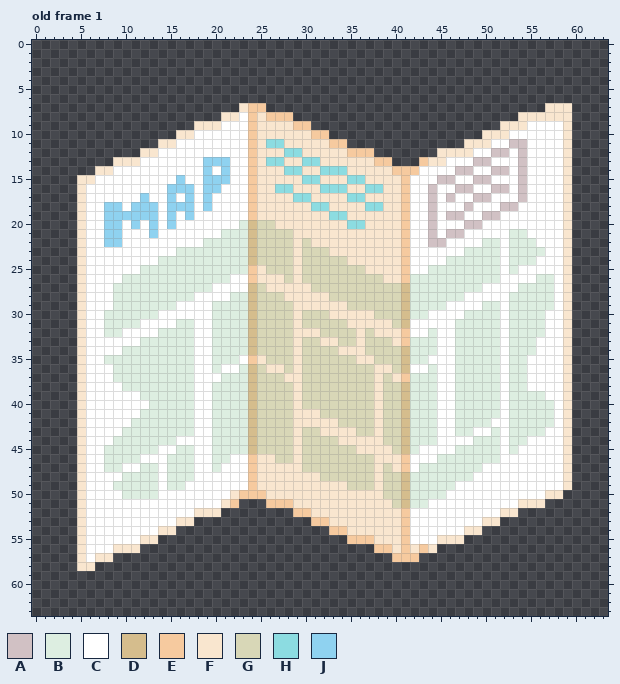
Pixel-art file, stored at Assets/UI/Misc/level selection buttons.aseprite. The picture above was drawn from the file before the commit.
64x64 pixels, 4 frames. Colours within 5 levels of each other are drawn and written as one. Shown: old frame 1.
Visible layers, top first: "Layer 3", "Layer 2" opacity 17% multiply, "Layer 5" opacity 27%, "Layer 4" opacity 44%, "Layer 1".
Palette (. is transparent): A #d1c1c4  B #ddeee1  C #ffffff  D #d5bd8d  E #f6ca9f  F #f9e6cf  G #d8d7b7  H #8cdce1  J #8fd2f0
Pixels before, old frame 1 (only the part around the change), first column x 2:
 1 ..............................................................
 2 ..............................................................
 3 ..............................................................
 4 ..............................................................
 5 ..............................................................
 6 ..............................................................
 7 .....................FEE...............................FFF....
 8 ...................FFCEFEEE.........................FFFFFF....
 9 ................FFFCCCEFFFFEE.....................FFFCCCCF....
10 ..............FFCCCCCCEFFFFFFEE.................FFFCCCCCCF....
11 ............FFCCCCCCCCEFHHFFFFFEE.............FFFCCAACCCCF....
12 ..........FFCCCCCCCCCCEFFFHHFFFFFEEE.......FFFFCCAACACCCCF....
13 .......FFFCCCCCCCJJJCCEFHHFFHHFFFFFFEE...EFFCCCAACCCACCCCF....
14 .....FFCCCCCCCCCCJCJCCEFFFHHFFHHHFFFFFEEECCCCAACCAACACCCCF....
15 ...FFCCCCCCCCCJCCJJJCCEFFFFFHHFFFHHFFFFECCCAACCAACCCACCCCF....
16 ...FCCCCCCCCCJJJCJJCCCEFFHHFFFHHHFFHHFFECCACCAACCAACACCCCF....
17 ...FCCCCCCJCCJCJCJCCCCEFFFFHHFFFFHHFFFFECCACACCAACCCACCCCF....
18 ...FCCJJCJJJCJJJCJCCCCEFFFFFFHHFFFFHHFFECCACCCACCCAACCCCCF....
19 ...FCCJJJJJJCJCJCCCCCCEFFFFFFFFHHFFFFFFECCACAACCAACCCCCCCF....
20 ...FCCJJCJCJCJCCCCCCCBDGGFFFFFFFFHHFFFFECCACCCAACCCCCCCCCF....
21 ...FCCJJCCCJCCCCCCCBBBDGGGGFFFFFFFFFFFFECCACAACCCCCBBCCCCF....
22 ...FCCJJCCCCCCCCCBBBBBDGGGGFGFFFFFFFFFFECCAACCCCBBCBBBCCCF....
23 ...FCCCCCCCCCCBBBBBBBBDGGGGFGGGFFFFFFFFECCCCCCBBBBCBBBBCCF....
24 ...FCCCCCCCCBBBBBBBBBBDGGGGFGGGGGFFFFFFECCCCBBBBBBCBBBCCCF....
25 ...FCCCCCCBBBBBBBBBBBBEFGGGFGGGGGGGFFFFECCBBBBBBBBCBCCCCCF....
26 ...FCCCCBBBBBBBBBBBBCCEFFFGFGGGGGGGGGFFEBBBBBBBBBBCCCCBBCF....
27 ...FCCCBBBBBBBBBBBCCCCDGFFFFFGGGGGGGGGGDBBBBBBBBCCCCBBBBCF....
28 ...FCCCBBBBBBBBBCCCCBBDGGGFFFFFGGGGGGGGDBBBBBBCCCCCBBBBBCF....
29 ...FCCCBBBBBBBCCCCBBBBDGGGGFFFFFFGGGGGGDBBBBCCCCBBCBBBBBCF....
30 ...FCCBBBBBBCCCCCCBBBBDGGGGFGGGFFFFFGGGDBBCCCCBBBBCBBBBCCF....
31 ...FCCBBBBCCCCBBCCBBBBDGGGGFGGGGGFFFFFGDCCCCCBBBBBCBBBBCCF....
32 ...FCCBBCCCCBBBBCCBBBBDGGGGFFFGGGGFGFFFECCBCCBBBBBCBBBBCCF....
33 ...FCCCCCCBBBBBBCCBBBBDGGGGFGGFFGGFGGGFEBBBCCBBBBBCBBBCCCF....
34 ...FCCCCBBBBBBBBCCBBBBDGGGGFGGGGFFFGGGGDBBBCCBBBBBCBBBCCCF....
35 ...FCCBBBBBBBBBBCCBBBCEFGGGFGGGGGGFFGGGDBBCCCBBBBBCBBCCCCF....
36 ...FCCCBBBBBBBBBCCBCCBDGFFGFGGGGGGGGFFGDCCBCCBBBBBCBBCCCCF....
37 ...FCCCBBBBBBBBBCCCBBBDGGGFFGGGGGGGGFGFEBBBCCBBBBBCBBCCCCF....
38 ...FCCCCBBBBBBBBCCBBBBDGGGGFGGGGGGGGFGGDBBBCCBBBBBCBBCCCCF....
39 ...FCCCCCCBBBBBBCCBBBBDGGGGFGGGGGGGGFGGDBBBCCBBBBBCBBBBCCF....
40 ...FCCCCCCCBBBBBCCBBBBDGGGGFGGGGGGGGFGGDBBBCCBBBBBCBBBBBCF....
41 ...FCCCCCCBBBBBBCCBBBBDGGGGFFFGGGGGGFGGDBBBCCBBBBBCBBBBBCF....
42 ...FCCCCCBBBBBBBCCBBBBDGGGGFFFFFGGGGFGGDBBBCCBBBBCCBBBBBCF....
43 ...FCCCCBBBBBBBBCCBBBBDGGGGFGGFFFFGGFGGDBBBCCBBCCBCBBBBCCF....
44 ...FCCCBBBBBBBCCCCBBBBDGGGGFGGGGFFFFFGGDBBBCCCCBBBCBBCCCCF....
45 ...FCCBBBBBBCCBBCCBBBBDGGGGFGGGGGGFFFFGDBCCCCBBBBBCBCCCCCF....
46 ...FCCBBBBCCCBBBCCBBCCEFFGGFGGGGGGGGFFFECCCBBBBBBBCCCCCCCF....
47 ...FCCBBCCBBCBBBCCBCCCEFFFFFGGGGGGGGFGFECBBBBBBBCCCCCCCCCF....
48 ...FCCCCBBBBCBBBCCCCCCEFFFFFFFGGGGGGFGGDBBBBBBBCCCCCCCCCCF....
49 ...FCCCBBBBBCBBCCCCCCCEFFFFFFFFFFGGGFGGDBBBBBCCCCCCCCCCCCF....
50 ...FCCCCBBBBCCCCCCCCFEEEFFFFFFFFFFFFFGGDBBBBCCCCCCCCCCCFF.....
51 ...FCCCCCCCCCCCCCCCFE...EEEFFFFFFFFFFFGDBBCCCCCCCCCCFFF.......
52 ...FCCCCCCCCCCCCFFF........EEFFFFFFFFFFECCCCCCCCCCFF..........
53 ...FCCCCCCCCCCFF.............EEFFFFFFFFECCCCCCCCFF............
54 ...FCCCCCCCCFF.................EEFFFFFFECCCCCCFF..............
55 ...FCCCCCCFF.....................EEEFFFECCCFFF................
56 ...FCCCFFF..........................EEFEFEF...................
57 ...FCFF...............................EEE.....................
58 ...FF.........................................................
59 ..............................................................
60 ..............................................................
61 ..............................................................
62 ..............................................................
63 ..............................................................
The same view after the edit:
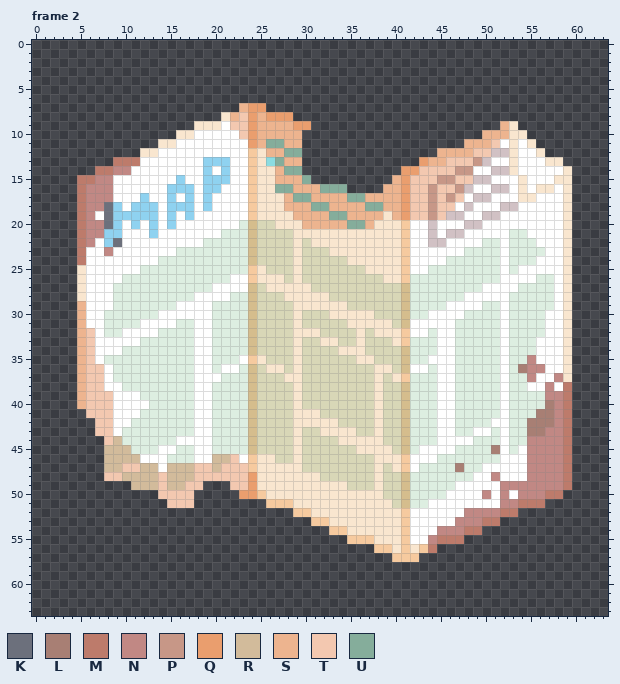
Colours new in this view: K #6c707c  L #a87f74  M #bd7b6b  N #c18884  P #c79787  Q #ea9e6e  R #d2bb9b  S #edb48f  T #f3c8b0  U #85ad9b
A new or re-ordered frame is compared with the old frame closest to it.
Changes in this commit:
frames 4 -> 5
layer "Flattened" added
layer "Layer 7" opacity 55% multiply added
layer "Layer 6" opacity 40% multiply added
layer "Layer 1" removed
layer "Layer 4" removed
layer "Layer 5" removed
layer "Layer 2" removed
Changed rows in their new state; - is an unchanged pixel.
Frame 2 is new; against old frame 1:
first column x 5:
 7 ------------------SQQ-------------------------------...
 8 -----------------STQSQQQ-------------------------......
 9 -----------------TTQSSSSQQ---------------------S-......
10 ------------------TQSSSSS...-----------------SSSFF.....
11 -------------------QSUUSS.....-------------SSST-FCF....
12 ---------------------SSUU........-------SSSSTT--FC-F...
13 ----MMM---------------USS..........---QSSTTTP---FC--FF.
14 --MMNN----------------SUU...........QQTTTTPP----FC-----
15 MMNN------------------SSSU.........SQTTTPPTT-----F---F-
16 MNNN------------------UUSSSUUU....SSQTTPTTP------F-FF--
17 MNNN-------------------SUUSSSSUUSSSSQTTPTPT------FF----
18 MNNK-------------------SSSUUSSSSUUSSQTTPTT-------------
19 MN-K--------------------SSSSUUSSSS-SQTTPT--------------
20 MNNK---------------------SSSSSUUS----------------------
21 MNN----------------------------------------------------
22 MN--K--------------------------------------------------
23 M--N---------------------------------------------------
24 M------------------------------------------------------
first column x 5:
29 S------------------------------------------------------
30 S------------------------------------------------------
31 S------------------------------------------------------
32 ST-----------------------------------------------------
33 ST-----------------------------------------------------
34 ST-----------------------------------------------------
35 ST------------------------------------------------N----
36 STT----------------------------------------------LNN---
37 STT-----------------------------------------------N--N-
38 STT-------------------------------------------------N-M
39 STTT------------------------------------------------NNM
40 STTT------------------------------------------------LNM
41 .TTT-----------------------------------------------LLNM
42 ..TT----------------------------------------------LLLNM
43 ..TT----------------------------------------------LLNNM
44 ...TR---------------------------------------------NNNNM
45 ...RRR----------------------------------------L---NNNNM
46 ...RRRR--------RRT--------------------------------NNNNM
47 ...RRTTRR-RRRTTRTTT-----------------------L-------NNNNM
48 ...TTRRRRTRRRTTTTTTQ--------------------------N---NNNNM
49 ......RRRTRRTT...TTQ---------------------------NNNNNNNM
50 .........TTTT.....QQ-------------------------N-N-NNNMM-
51 ..........TTT.....-----------------------------NNMMM---
52 ................---------------------------NNNNMM------
53 .............-----------------------------NNNMM--------
54 ...........-----------------------------NNNMM----------
55 .........------------------------------NMMM------------
56 .......--------------------------------M---------------
57 ....---------------------------------------------------
58 ..-----------------------------------------------------
Changed places in both pictures, as pixel boxes (x1, y1, x2, y2):
changed: (77, 103, 572, 571)
